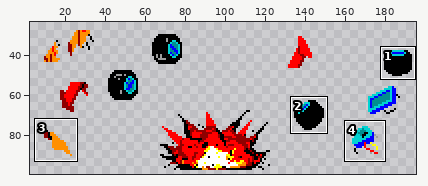
Edited in one commit: sprite sheet (sprites/coches/Crash/crash10.png). Above, an overview of the earlier version with the close-up marked.
Close-up. First the earlier version:
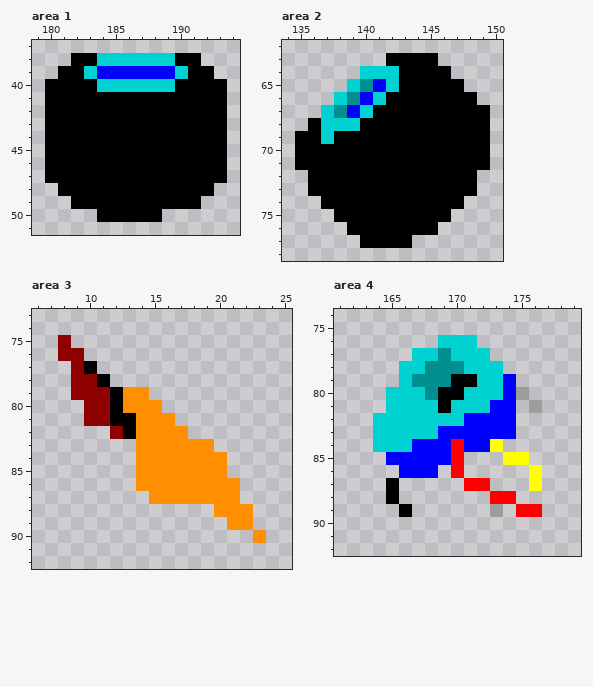
The file is 196x100 pixels. Shown: area 1: x 179..194, y 37..51; area 2: x 134..150, y 62..78; area 3: x 6..25, y 73..92; area 4: x 161..179, y 74..92. The wide view leaves out empty margins. The commit also changed other parts of the picture, which this record leaves out.
New version:
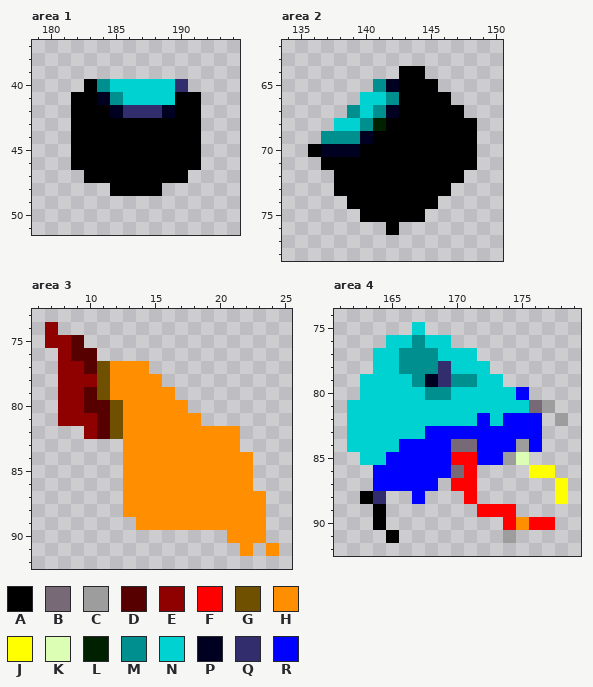
Palette (. is transparent): A #000000  B #786976  C #9d9d9d  D #560000  E #8f0000  F #ff0000  G #6f5000  H #ff8f00  J #ffff00  K #dcfeb4  L #002100  M #008f8f  N #00d2d2  P #000021  Q #322e6d  R #0000ff
The edit:
Area 1:
y 38: x 182..191 AANNNNNNAA -> ..........
y 39: x 181..192 AANRRRRRRNAA -> ............
y 40: x 180..182 AAA -> ...; x 184 N -> M; x 190..193 AAAA -> Q...
y 41: x 180..181 AA -> ..; x 184..189 AAAAAA -> PMNNNN; x 192..193 AA -> ..
y 42: x 180..181 AA -> ..; x 185..189 AAAAA -> PQQQP; x 192..193 AA -> ..
y 43..46: x 180..181 AA -> ..; x 192..193 AA -> ..
y 47: x 180..182 AAA -> ...; x 191..193 AAA -> ...
y 48: x 181..184 AAAA -> ....; x 189..192 AAAA -> ....
y 49: x 182..191 AAAAAAAAAA -> ..........
y 50: x 184..188 AAAAA -> .....
Area 2:
y 63: x 142..145 AAAA -> ....
y 64: x 140..142 NNN -> ...; x 145..146 AA -> ..
y 65: x 139..142 NMRN -> ..MP; x 146..147 AA -> ..
y 66: x 138..140 NMR -> ..N; x 142 A -> M; x 147..148 AA -> ..
y 67: x 137..139 NMR -> ..M; x 141..142 AA -> MP; x 148..149 AA -> ..
y 68: x 136..137 AN -> ..; x 140..141 AA -> ML; x 149 A -> .
y 69: x 135..140 AANAAA -> ..MMMP; x 149 A -> .
y 70: x 135 A -> .; x 137..139 AAA -> PPP; x 149 A -> .
y 71: x 135..136 AA -> ..; x 149 A -> .
y 72: x 136..137 AA -> ..; x 148 A -> .
y 73: x 136..137 AA -> ..; x 147..148 AA -> ..
y 74: x 137..138 AA -> ..; x 146..147 AA -> ..
y 75: x 138..139 AA -> ..; x 145..146 AA -> ..
y 76: x 139..141 AAA -> ...; x 143..145 AAA -> ...
y 77: x 140..143 AAAA -> ....
Area 3:
y 74: x 7 . -> E
y 75: x 7 . -> E; x 9 . -> D
y 76: x 9..10 E. -> DD
y 77: x 8 . -> E; x 10..14 A.... -> DGHHH
y 78: x 8 . -> E; x 11..15 A.... -> GHHHH
y 79: x 8 . -> E; x 10..12 EEA -> DGH; x 15..16 .. -> HH
y 80: x 8..12 ..EEA -> EEDDG; x 16..17 .. -> HH
y 81: x 8..9 .. -> EE; x 11..13 EAA -> DGH; x 17..18 .. -> HH
y 82: x 10..13 ..EA -> EDGH; x 18..21 .... -> HHHH
y 83: x 13 . -> H; x 20..21 .. -> HH
y 84..85: x 13 . -> H; x 21..22 .. -> HH
y 86: x 13 . -> H; x 22 . -> H
y 87: x 13..14 .. -> HH; x 22..23 .. -> HH
y 88: x 13..19 ....... -> HHHHHHH; x 23 . -> H
y 89: x 14..20 ....... -> HHHHHHH; x 23 . -> H
y 90: x 21..22 .. -> HH
y 91: x 22 . -> H; x 24 . -> H
Area 4:
y 75: x 167 . -> N
y 76: x 165..168 .... -> NNMN; x 170..171 NN -> ..
y 77: x 164..169 ...NNM -> NNMMMN; x 172 N -> .
y 78: x 164..167 ..NN -> NNMM; x 169..170 MM -> QN; x 173 N -> .
y 79: x 163..165 ... -> NNN; x 168..171 MMAA -> PQMM; x 174 R -> .
y 80: x 163..164 .. -> NN; x 169..170 AA -> MN; x 174..175 RC -> NR
y 81: x 162..164 ... -> NNN; x 169 A -> N; x 173..177 RR.C. -> NNNBC
y 82: x 162..163 .. -> NN; x 171 R -> N; x 173 R -> N; x 175..176 .. -> RR; x 178 . -> C
y 83: x 162..163 .. -> NN; x 168 N -> R; x 175..176 .. -> RR
y 84: x 162..163 .. -> NN; x 166 N -> R; x 170..171 FR -> BB; x 173..176 J... -> RRCR
y 85: x 163..164 .. -> NN; x 171..175 ...JJ -> FRRCK
y 86: x 164..165 .. -> RR; x 169..171 .F. -> RBF; x 177 . -> J
y 87: x 164..168 .A... -> RRRRR; x 170 . -> F; x 172 F -> .; x 176 J -> .; x 178 . -> J
y 88: x 163..165 ..A -> AQ.; x 167 . -> R; x 171 . -> F; x 173..174 FF -> ..; x 178 . -> J
y 89: x 164 . -> A; x 166 A -> .; x 172..176 .C.FF -> FFF..
y 90: x 164 . -> A; x 174..177 .... -> FHFF
y 91: x 165 . -> A; x 174 . -> C
